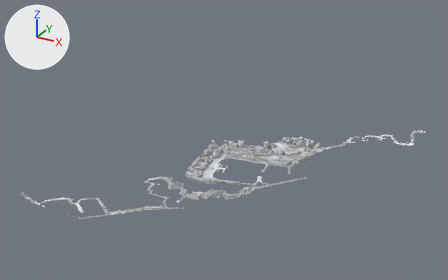
Renders of the glTF model public/environments/mc-1929/core.glb from each side of a commit.
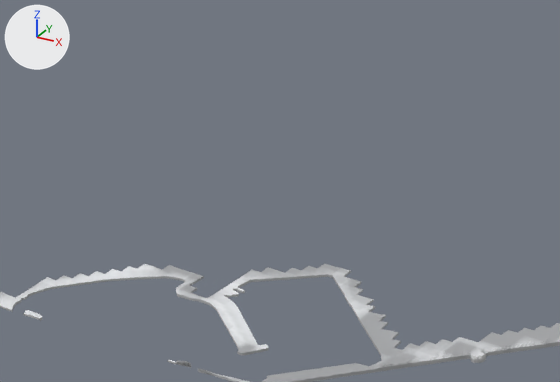
The first picture shows the older version from a 50 mm lens placed at (2162.0, -4533.0, 2436.0), pointed at (-278.0, -96.0, 217.0). The close-ups show the older and then the newer version on the part from 8% to 31% of the width and 54% to 78% of the height of that picture. Only the edits that show in the close-ups are written down. The lights are fixed; the arrows at upper left show +X, +Y and +Z. Where no turn or scale is listed for an object, it has been applied to the vertices.

In view in the first close-up: 'terrain'.
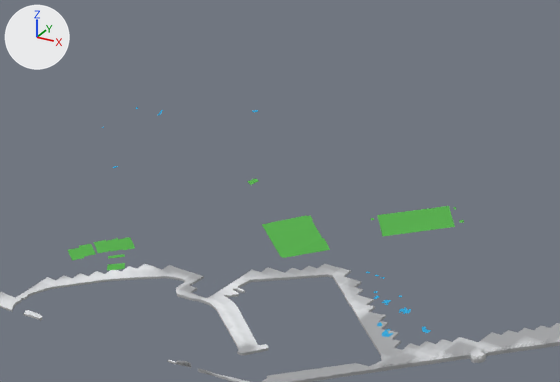
Changed parts and their boxes [x1, y1, x2, y2] in the close-ups (560 x 382 px):
'pitch', added: after [68, 178, 464, 270]
'pool', added: after [102, 107, 431, 337]

The edits, one by one:
Material 'pitch' (mat_pitch) is new.
Its base color is (0.0908, 0.451, 0.0685) (green #55b34a).
Its roughness is 0.95.
Material 'pool' (mat_pool) is new.
Its base color is (0.0212, 0.381, 0.694) (cyan #28a6d9).
Its roughness is 0.95.
Mesh me_pitch is new.
It has 160 vertices, 98 faces and spans x -992.0..992.0, y -1342.0..1342.0, z -187.0..187.0.
It uses material mat_pitch (green #55b34a).
Mesh me_pool is new.
It has 1730 vertices, 1414 faces and spans x -1223.0..1223.0, y -1385.0..1385.0, z -209.0..209.0.
It uses material mat_pool (cyan #28a6d9).
Object 'pitch' (ob_pitch) is new; it shows me_pitch.
Its location is (-224.0, -2.0, 189.0).
Object 'pool' (ob_pool) is new; it shows me_pool.
Its location is (-142.0, 90.0, 211.0).
